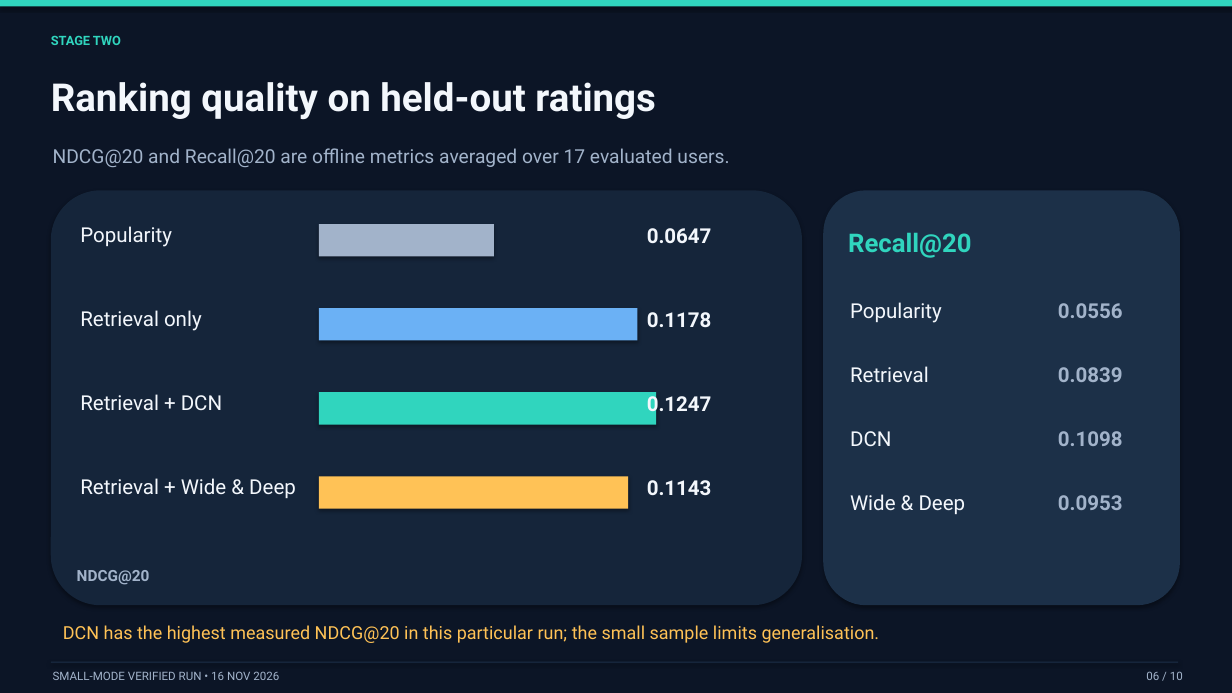
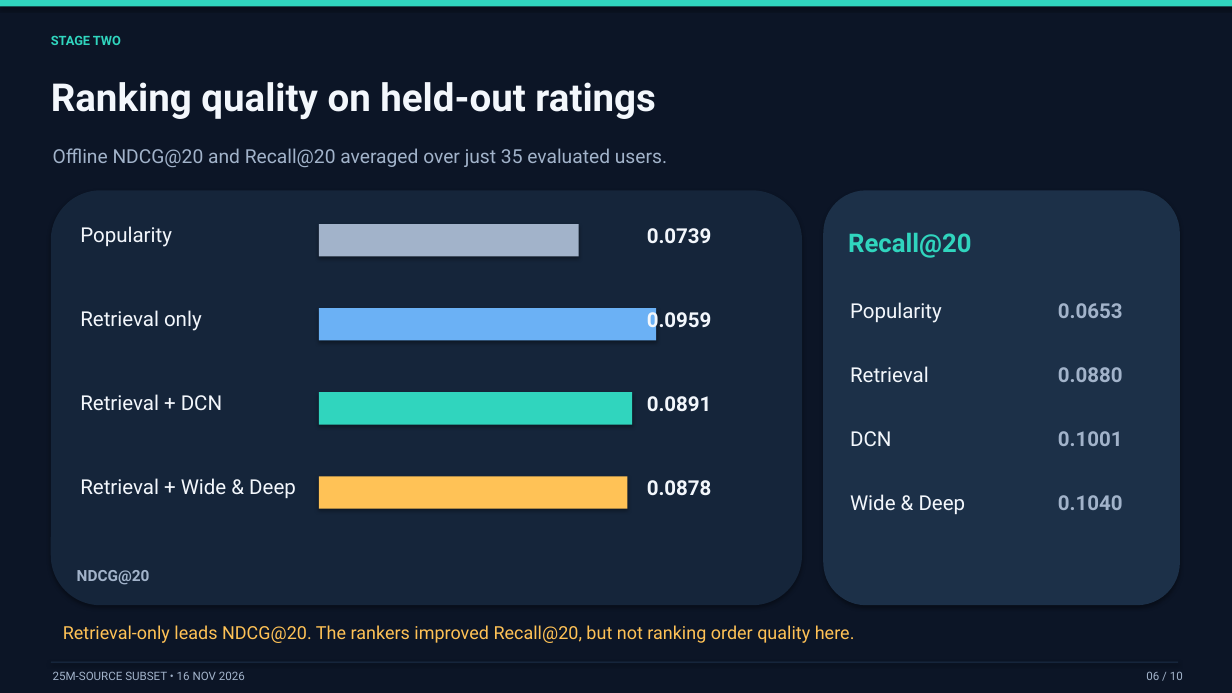
Before and after one commit to HarleetKaur/recsys-engine, a slide deck: slide 6 of docs/Recommendation_Engine_10min.pptx. Drawn at 1232x693 pixels with LibreOffice and Linux fonts; fonts in the diff are those of the drawing. Boxes give left, top, right and bottom in pixels: in the first picture for what was removed or moved away, otherwise in the second. Text is boxed around its words. In the diff, an @@ line names an element or a change of style, - is before the commit and + after.

Commit message:
Add MovieLens 25M subset results and final documentation

```diff
--- a/docs/Recommendation_Engine_10min.pptx
+++ b/docs/Recommendation_Engine_10min.pptx
@@ text at [53,148,667,167]: text changed @@
-NDCG@20 and Recall@20 are offline metrics averaged over 17 evaluated users.
+Offline NDCG@20 and Recall@20 averaged over just 35 evaluated users.
@@ rectangle: place and size @@
-rectangle at [319,224,494,256]
+rectangle at [319,224,579,256]
@@ text at [647,228,712,243]: text changed @@
-0.0647
+0.0739
@@ rectangle: place and size @@
-rectangle at [319,308,638,340]
+rectangle at [319,308,656,340]
@@ text at [647,308,712,333]: text changed @@
-0.1178
+0.0959
@@ text at [1058,303,1123,318]: text changed @@
-0.0556
+0.0653
@@ text at [1058,367,1123,382]: text changed @@
-0.0839
+0.0880
@@ rectangle: place and size @@
-rectangle at [319,393,656,425]
+rectangle at [319,393,632,425]
@@ text at [647,396,712,411]: text changed @@
-0.1247
+0.0891
@@ text at [1058,431,1123,446]: text changed @@
-0.1098
+0.1001
@@ text at [647,480,712,495]: text changed @@
-0.1143
+0.0878
@@ text at [1058,495,1123,510]: text changed @@
-0.0953
+0.1040
@@ text at [63,625,855,643]: text changed @@
-DCN has the highest measured NDCG@20 in this particular run; the small sample limits generalisation.
+Retrieval-only leads NDCG@20. The rankers improved Recall@20, but not ranking order quality here.
@@ text at [53,671,245,680]: text changed @@
-SMALL-MODE VERIFIED RUN • 16 NOV 2026
+25M-SOURCE SUBSET • 16 NOV 2026
```
Also in this commit, not shown: 9 other slides changed, 14 other files.
